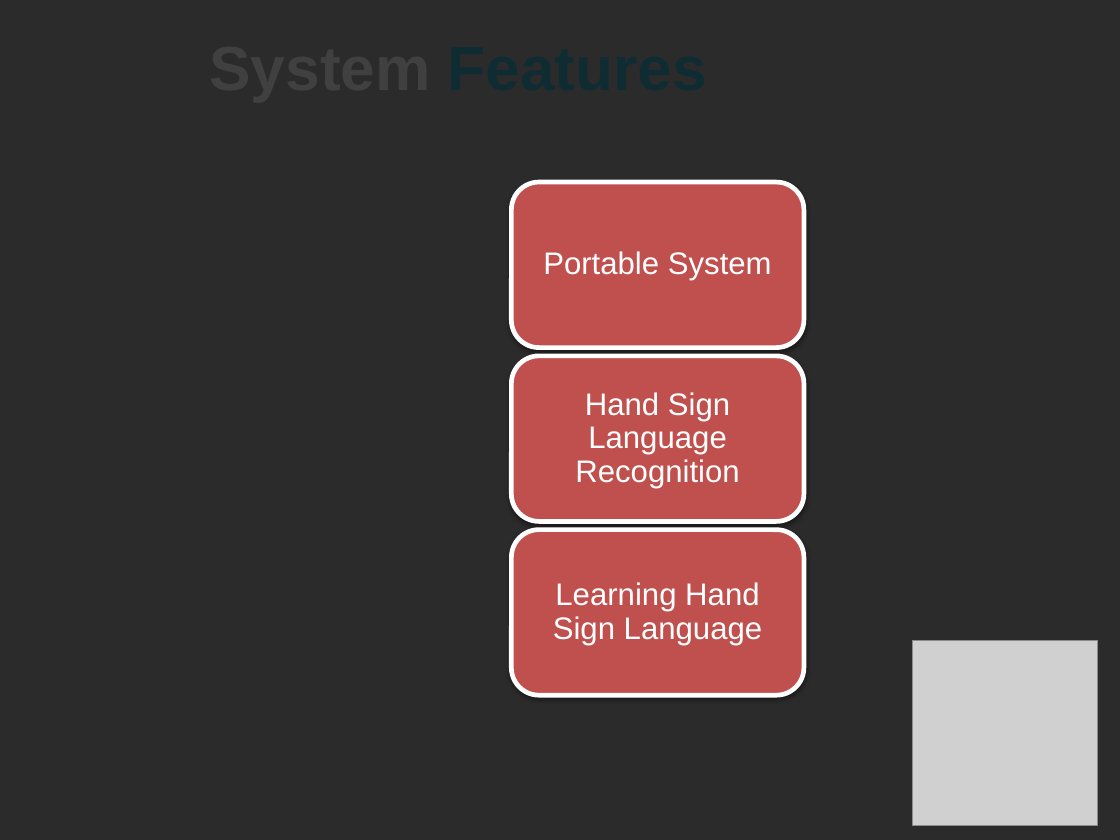
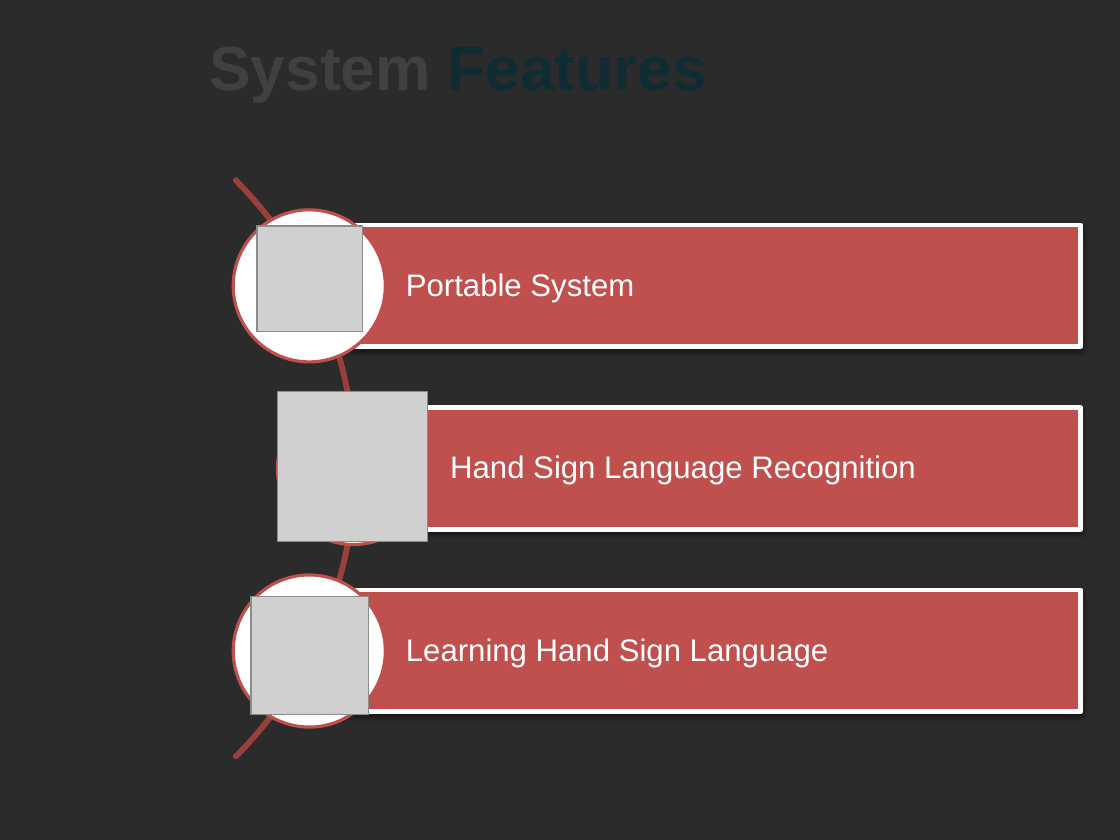
Before and after one commit to nicknguyen071093/CapstoneProject, a slide deck: slide 6 of Thuyettrinh/PPGroup 5.pptx. Drawn at 1120x840 pixels with LibreOffice and Linux fonts; fonts in the diff are those of the drawing; grey boxes stand for pictures; background and template pictures are left out; a plain dark background stands for a picture behind light text. Boxes give left, top, right and bottom in pixels: in the first picture for what was removed or moved away, otherwise in the second. Text is boxed around its words. In the diff, an @@ line names an element or a change of style, - is before the commit and + after.

```diff
--- a/Thuyettrinh/PPGroup 5.pptx
+++ b/Thuyettrinh/PPGroup 5.pptx
@@ rounded rectangle removed at (512, 183, 804, 348) @@
@@ picture added at (256, 226, 362, 332) @@
@@ text "Portable System": place and size @@
-text "Portable System" at (543, 251, 772, 281)
+text "Portable System" at (406, 273, 634, 302)
@@ rounded rectangle removed at (512, 356, 804, 522) @@
@@ picture added at (278, 392, 428, 542) @@
@@ text "Hand Sign Language Recognition": place and size @@
-text "Hand Sign Language Recognition" at (575, 392, 739, 488)
+text "Hand Sign Language Recognition" at (450, 455, 915, 484)
@@ rounded rectangle removed at (512, 530, 804, 696) @@
@@ group added at (0, 59, 1081, 840): 3 rectangles, 3 ellipses, 1 arch (boxed as its full ring) @@
@@ picture added at (251, 596, 368, 713) @@
@@ alignment centre to left in 3 elements at (406, 273, 634, 302), (450, 455, 915, 484), (406, 638, 829, 667) @@
@@ text "Learning Hand Sign Language": place and size @@
-text "Learning Hand Sign Language" at (553, 582, 763, 645)
+text "Learning Hand Sign Language" at (406, 638, 829, 667)
@@ picture removed at (913, 641, 1098, 825) @@
```
Also in this commit, not shown: 4 other slides changed.
